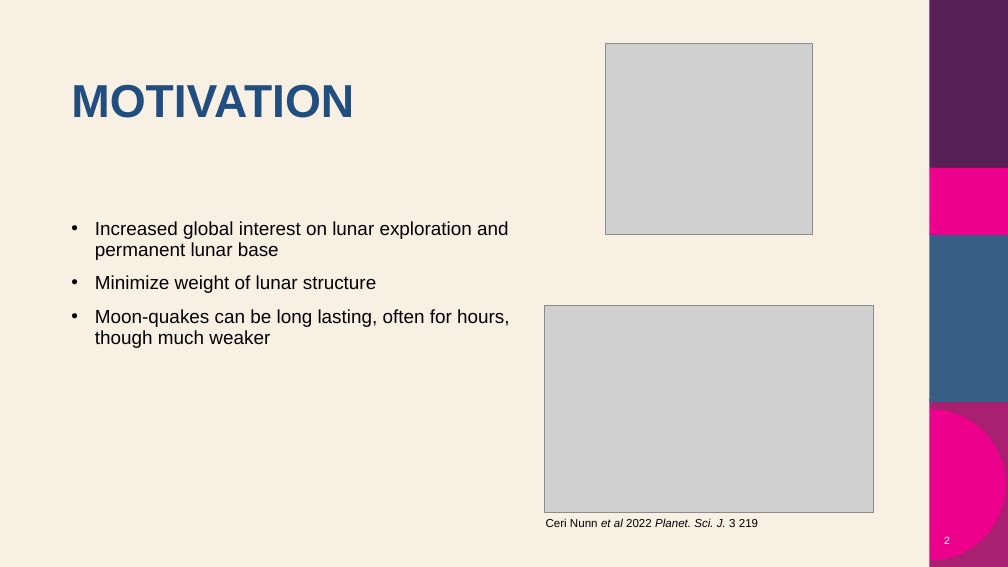
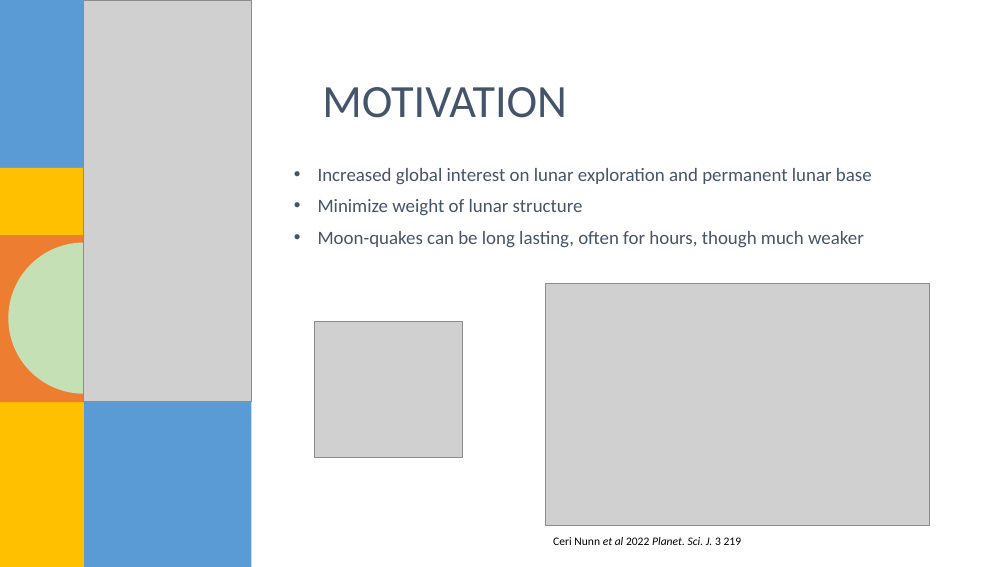
Before and after one commit to o-blip/school-2025-fall, a slide deck: slide 2 of Optimal_Controls/Project/Project Slides.pptx. Drawn at 1008x567 pixels with LibreOffice and Linux fonts; fonts in the diff are those of the drawing; grey boxes stand for pictures; background and template pictures are left out. Boxes give left, top, right and bottom in pixels: in the first picture for what was removed or moved away, otherwise in the second. Text is boxed around its words. In the diff, an @@ line names an element or a change of style, - is before the commit and + after.

```diff
--- a/Optimal_Controls/Project/Project Slides.pptx
+++ b/Optimal_Controls/Project/Project Slides.pptx
@@ background #F8F0E3 to #FFFFFF @@
@@ picture added at (x1=84, y1=0, x2=252, y2=402) @@
@@ title "MOTIVATION" moved from (x1=71, y1=84, x2=354, y2=118) to (x1=322, y1=87, x2=567, y2=118) @@
@@ title "MOTIVATION" at (x1=322, y1=87, x2=567, y2=118): font Arial to Calibri, text colour #224E7F to #44546A, bold off @@
@@ text "Increased global interest on lunar ..." moved from (x1=95, y1=221, x2=509, y2=348) to (x1=318, y1=168, x2=872, y2=247) @@
@@ text "Increased global interest on lunar ..." at (x1=318, y1=168, x2=872, y2=247): font Arial to Calibri, text colour #000000 to #44546A; less space between paragraphs @@
@@ freeform shape added at (x1=84, y1=234, x2=252, y2=402), fill #A5A5A5 @@
@@ group added at (x1=0, y1=0, x2=84, y2=567): 4 rectangles, 1 freeform shape @@
@@ picture resized from (x1=544, y1=306, x2=873, y2=513) to (x1=546, y1=284, x2=930, y2=526) @@
@@ picture resized from (x1=606, y1=44, x2=812, y2=234) to (x1=315, y1=321, x2=462, y2=457) @@
@@ rectangle added at (x1=84, y1=402, x2=252, y2=567), fill #5B9BD5 @@
@@ group removed at (x1=929, y1=0, x2=1008, y2=567): 4 rectangles, 1 freeform shape @@
@@ text "Ceri Nunn et al 2022 ..." moved from (x1=546, y1=518, x2=758, y2=527) to (x1=553, y1=537, x2=742, y2=545) @@
@@ text "Ceri Nunn et al 2022 ..." at (x1=553, y1=537, x2=742, y2=545): font Arial to Calibri @@
@@ page number moved from (x1=944, y1=536, x2=950, y2=544) to (x1=907, y1=526, x2=944, y2=556) @@
@@ page number at (x1=907, y1=526, x2=944, y2=556): size 10 to 12 pt, font Arial to Calibri @@
```
Also in this commit, not shown: 7 other slides changed, 2 slides added, 2 slides removed.
